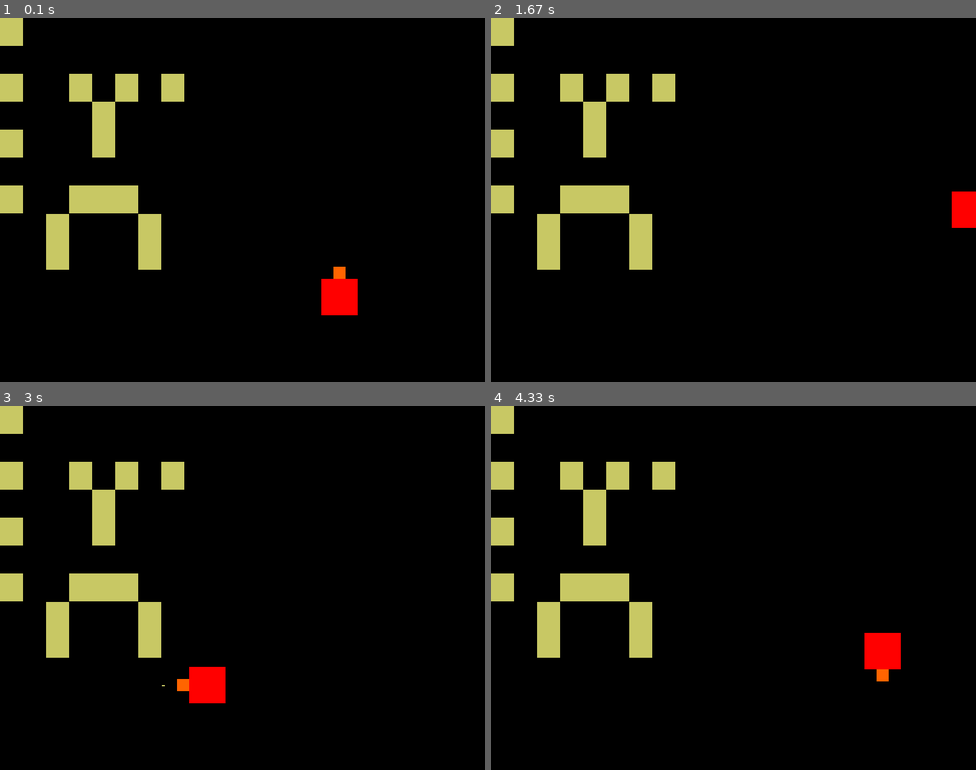
Above: before the commit, frames 1-4 (two rows, left to right).
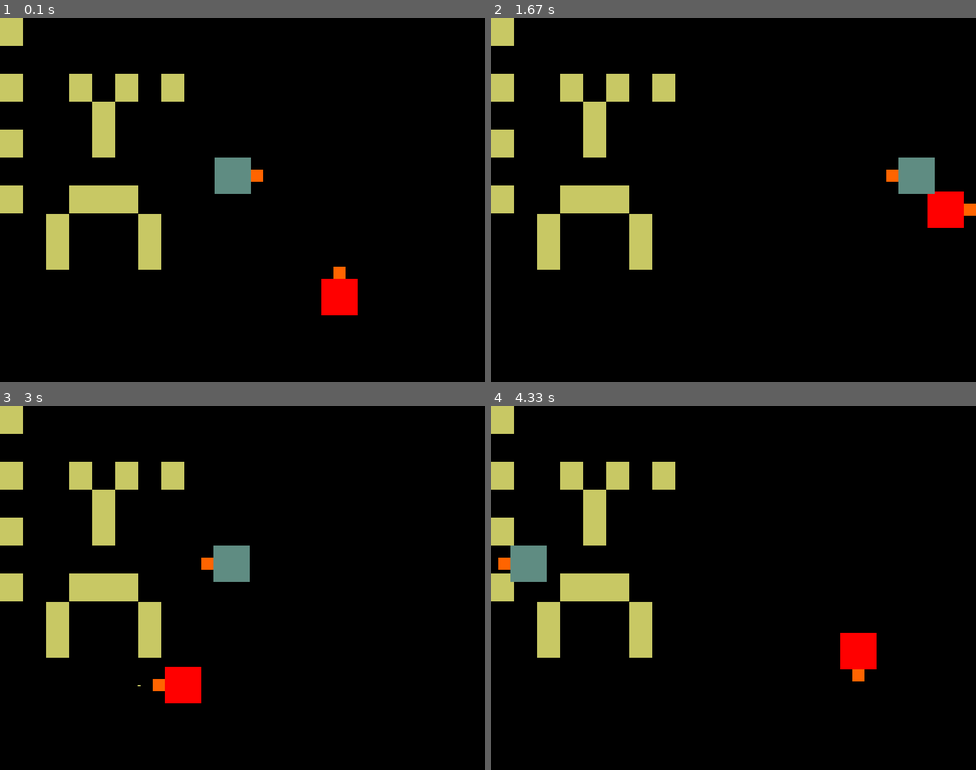
Above: after the commit, the same moments.

Repository: midi-chlorians8/Tanchik_PyGame
Game: pygame game, started from main.py
Two runs of this game, one before a commit and one after it. Both use one fixed random seed, a clock stepped at 60 frames per second and the inputs below.
Inputs:
- Up to frame 1 (0.1 s): no input
- Up to frame 2 (1.67 s): hold Right 0.33-0.8 s; hold Up 0.83-1.13 s; tap Space at 0.9, 1.23, 1.53 s; hold Right 1.17-1.63 s
- Up to frame 3 (3 s): hold Left 1.67-2.2 s; tap Space at 1.73, 2.03, 2.3, 2.63, 2.93 s; hold Down 2.23-2.53 s; hold Left 2.57-2.97 s
- Up to frame 4 (4.33 s): hold Up 3-3.37 s; tap Space at 3.07, 3.47, 3.77, 4.13 s; hold Right 3.4-4.03 s; hold Down from 4.07 s (still down)

The runs differ from the first frame. In frame 1, 0.8% of the frame differs, in the area x 44-55%, y 38-49%; in frame 2, 1.6%; in frame 3, 1.9%; in frame 4, 2.0%, in the area x 1-85%, y 38-76%.

Commit message:
add enemy move

Diff:
--- a/main.py
+++ b/main.py
@@ -1,6 +1,5 @@
 import pygame
-
-
+import random
 
 pygame.init()
 
@@ -17,15 +16,130 @@
 walls = Wall2()
 
 class Enemy:
-    def __init__(self, enemy_count):
-        self.enemy_count = enemy_count
-
-    def logic(self):
-        pass
+    def __init__(self):
+        self.level = 1
+        self.enemy_count = 1
+
+        self.spawn_coords_mass = [[300,200],[200,100]]
+        #print(self.spawn_coords_mass[0][0])
+        #self.spawn_coords_x = 300
+        #self.spawn_coords_y = 200
+
+        self.directions_mass = [{"up":False,"down":False,"right":True,"left":False},{"up":False,"down":False,"right":True,"left":False}]
+        #print(self.directions_mass[0]["right"])
+        # self.up = False  # directions
+        # self.down = False
+        # self.right = True
+        # self.left = False
+
+        self.touch_to_new_dir = False
+        self.touch_counter = 0
+    def logic(self, level):
+        self.level = level
+
+        #print(self.spawn_coords_mass[0][0])
+        if self.level == 1:
+            self.enemy_count = 2
+
+# Обработка движения взависимости от направления:
+#         for enemy in range(self.enemy_count):
+#             print(enemy)
+
+        if self.directions_mass[0]["right"] == True: #self.right == True:
+            self.spawn_coords_mass[0][0] +=4
+
+        if self.directions_mass[0]["left"] == True: #self.right == True:
+            self.spawn_coords_mass[0][0] -=4
+
+        if self.directions_mass[0]["up"] == True: #self.right == True:
+            self.spawn_coords_mass[0][1] -=4
+
+        if self.directions_mass[0]["down"] == True: #self.right == True:
+            self.spawn_coords_mass[0][1] +=4
+
+# Обработка движения взависимости от направления:
+
+
+#Если выходим за пределы уровня. Обработка врага №0:
+        if self.spawn_coords_mass[0][0] > width - 130:
+            self.directions_mass[0]["right"] = False
+            lastdir = "right"
+
+            self.touch_to_new_dir = True
+            self.spawn_coords_mass[0][0] = width - 130 # отходим назад чтоб один раз спокойно выбрать новое направление движения
+        #
+        elif self.spawn_coords_mass[0][0] < 0 :
+            self.directions_mass[0]["left"] = False
+            lastdir = "left"
+
+            self.touch_to_new_dir = True
+            self.spawn_coords_mass[0][0] = 0 # отходим назад чтоб один раз спокойно выбрать новое направление движения
+
+        elif self.spawn_coords_mass[0][1] < 0 :
+            self.directions_mass[0]["up"] = False
+            lastdir = "up"
+
+            self.touch_to_new_dir = True
+            self.spawn_coords_mass[0][1] = 0 # отходим назад чтоб один раз спокойно выбрать новое направление движения
+
+        elif self.spawn_coords_mass[0][1] > height -120:
+            self.directions_mass[0]["down"] = False
+            lastdir = "down"
+
+            self.touch_to_new_dir = True
+            self.spawn_coords_mass[0][1] = height -120 # отходим назад чтоб один раз спокойно выбрать новое направление движения
+
+# Если выходим за пределы уровня. Обработка врага №0:
+
+        if self.touch_to_new_dir == True: # коснулись чего-то и меняем направление
+            self.rand(lastdir)
+            new_dir = self.rand(lastdir)
+            print(new_dir)
+            if new_dir == 'up':
+                self.directions_mass[0]["up"] = True
+            elif new_dir == 'down':
+                self.directions_mass[0]["down"] = True
+            elif new_dir == 'right':
+                self.directions_mass[0]["right"] = True
+            elif new_dir == 'left':
+                self.directions_mass[0]["left"] = True
+
+            #print(self.spawn_coords_mass[0][0])
+
+            self.touch_to_new_dir = False
+
+
+    def rand(self, lastdir_income):
+        #print(lastdir_income)
+        dir_list = ['up', 'down', 'right','left']
+
+        index = -1
+        for element in dir_list: # Удаляем из списка всех направлений то где мы уже были
+            #print(element)
+            index += 1
+            if element == lastdir_income:
+                del dir_list[index]
+
+        res = random.choice(dir_list)
+        return res
+
 
     def draw(self):
-        pass
-
+        color = (95, 140, 130)  # Color body tank
+        tannchik_body = pygame.draw.rect(screen, color, pygame.Rect(30 + self.spawn_coords_mass[0][0], 30 + self.spawn_coords_mass[0][1], 60, 60))
+
+        # draw tank weapon depend button up down right left
+        color = (255, 100, 0)  # Color weapon
+        if self.directions_mass[0]["up"] == True:#self.up:
+            tannchik_weapon = pygame.draw.rect(screen, color, pygame.Rect(50 + self.spawn_coords_mass[0][0], 10 + self.spawn_coords_mass[0][1], 20, 20))
+        if self.directions_mass[0]["down"] == True:#self.down:
+            tannchik_weapon = pygame.draw.rect(screen, color, pygame.Rect(50 + self.spawn_coords_mass[0][0], 90 + self.spawn_coords_mass[0][1], 20, 20))
+        if self.directions_mass[0]["right"] == True:#self.right:
+            tannchik_weapon = pygame.draw.rect(screen, color, pygame.Rect(90 + self.spawn_coords_mass[0][0], 50 + self.spawn_coords_mass[0][1], 20, 20))
+        if self.directions_mass[0]["left"] == True: #self.left:
+            tannchik_weapon = pygame.draw.rect(screen, color, pygame.Rect(10 + self.spawn_coords_mass[0][0], 50 + self.spawn_coords_mass[0][1], 20, 20))
+        # draw tank weapon depend button up down right left
+enemies = Enemy()
 class MyTank:
 
     def __init__(self, start_pos_x, start_pos_y):
@@ -78,8 +192,8 @@
                 self.x += speed
 
 
-            if self.x > width-80:
-                self.x = width -70
+            if self.x > width-120:
+                self.x = width -110
 
             self.stopLeft = False
             self.stopUp = False
@@ -112,6 +226,9 @@
         elif keys[pygame.K_DOWN]:
             if self.stopDown == False:
                 self.y += speed
+
+            if self.y > height -110:
+                self.y = height -110
 
             self.stopUp = False
             self.stopLeft = False
@@ -212,5 +329,8 @@
 
     tank.set_pull_trigger(bullet.get_bullet_state() )
 
+    enemies.logic(level=1)
+    enemies.draw()
+
     pygame.display.flip()  # Refresh on-screen display
     clock.tick(60)  # wait until next frame (at 60 FPS)
